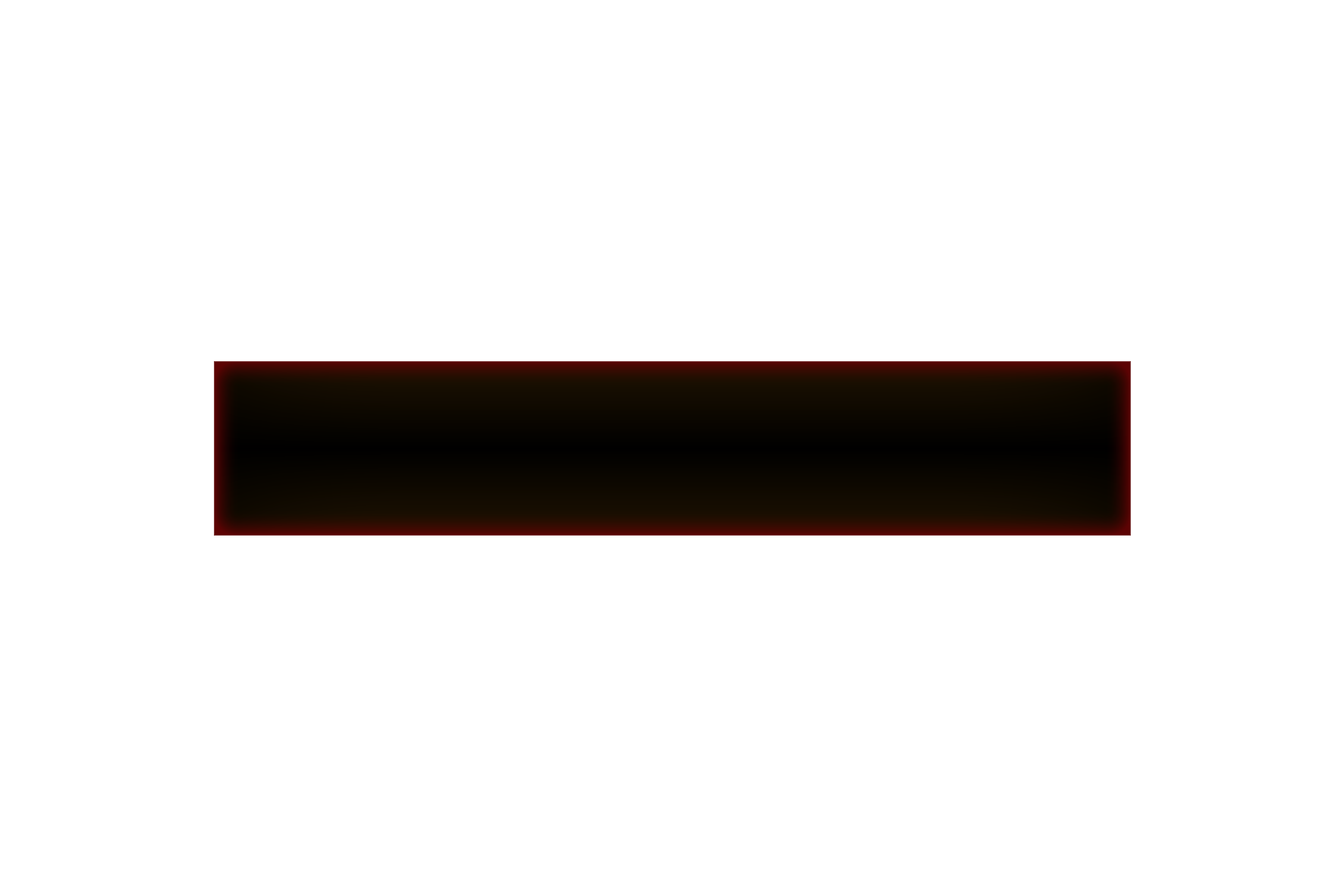
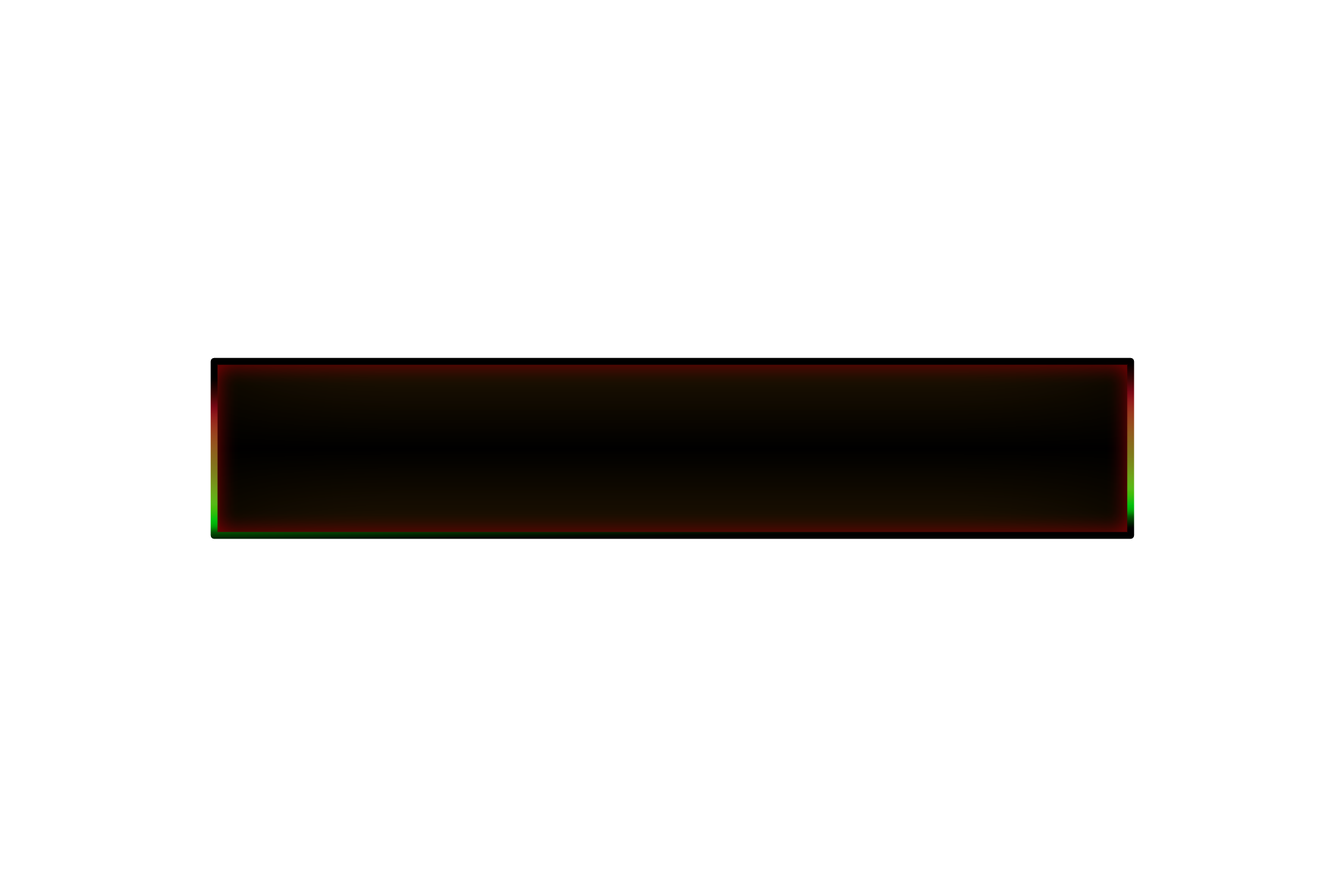
Revision of a layered 1344x896 image; what changed, layer by layer:
pixels changed over (210, 357, 1135, 540) (layer not identified)
